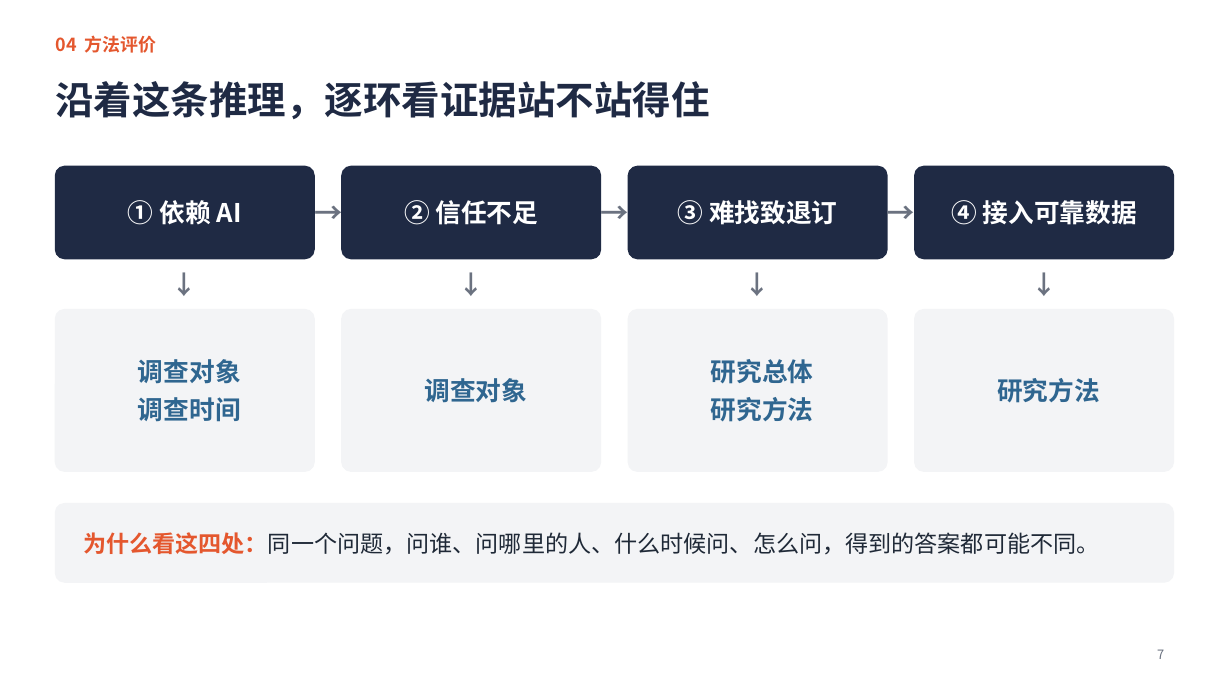
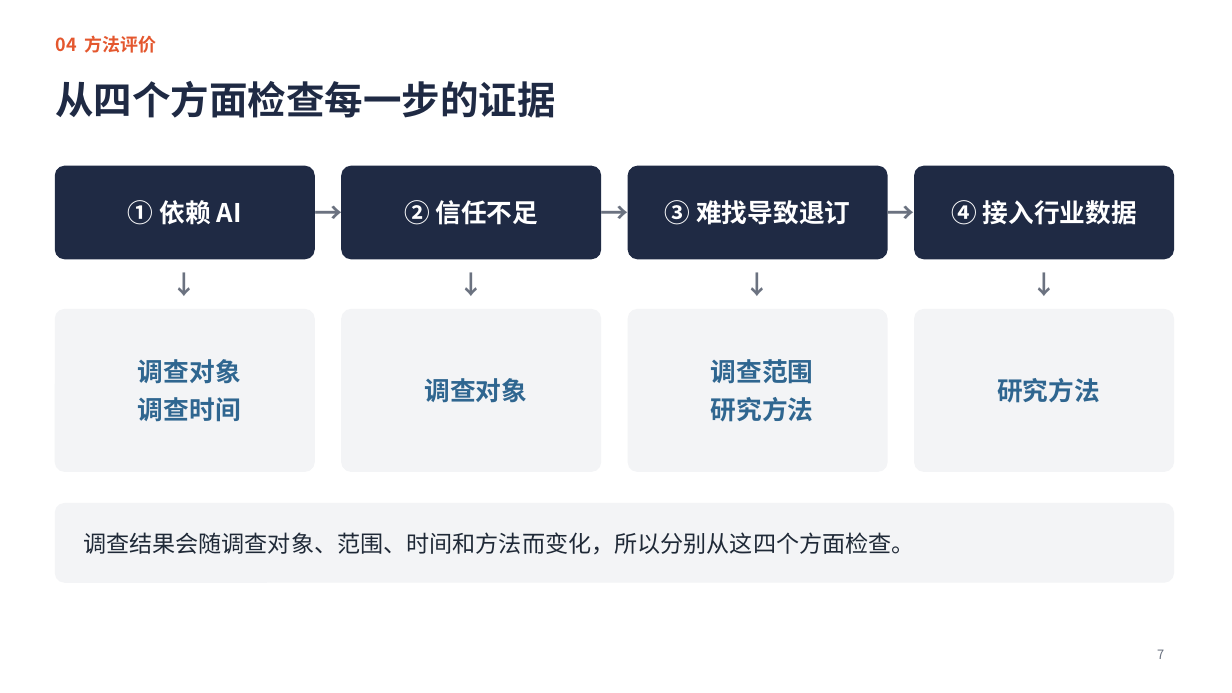
Before and after one commit to jayleo113/ppt, a slide deck: slide 7 of Gracenote报告解读_课堂汇报.pptx. Drawn at 1232x693 pixels with LibreOffice and Linux fonts; fonts in the diff are those of the drawing. Boxes give left, top, right and bottom in pixels: in the first picture for what was removed or moved away, otherwise in the second. Text is boxed around its words. In the diff, an @@ line names an element or a change of style, - is before the commit and + after.

```diff
--- a/Gracenote报告解读_课堂汇报.pptx
+++ b/Gracenote报告解读_课堂汇报.pptx
@@ title at box(55, 81, 555, 118): text changed @@
-沿着这条推理，逐环看证据站不站得住
+从四个方面检查每一步的证据
@@ text at box(665, 200, 850, 225): text changed @@
-③ 难找致退订
+③ 难找导致退订
@@ text at box(951, 200, 1137, 225): text changed @@
-④ 接入可靠数据
+④ 接入行业数据
@@ text at box(711, 359, 814, 384): text changed @@
-研究总体
+调查范围
@@ text at box(83, 532, 915, 555): text changed @@
-为什么看这四处：同一个问题，问谁、问哪里的人、什么时候问、怎么问，得到的答案都可能不同。
+调查结果会随调查对象、范围、时间和方法而变化，所以分别从这四个方面检查。
```
Also in this commit, not shown: 13 other slides changed, 4 other files.
